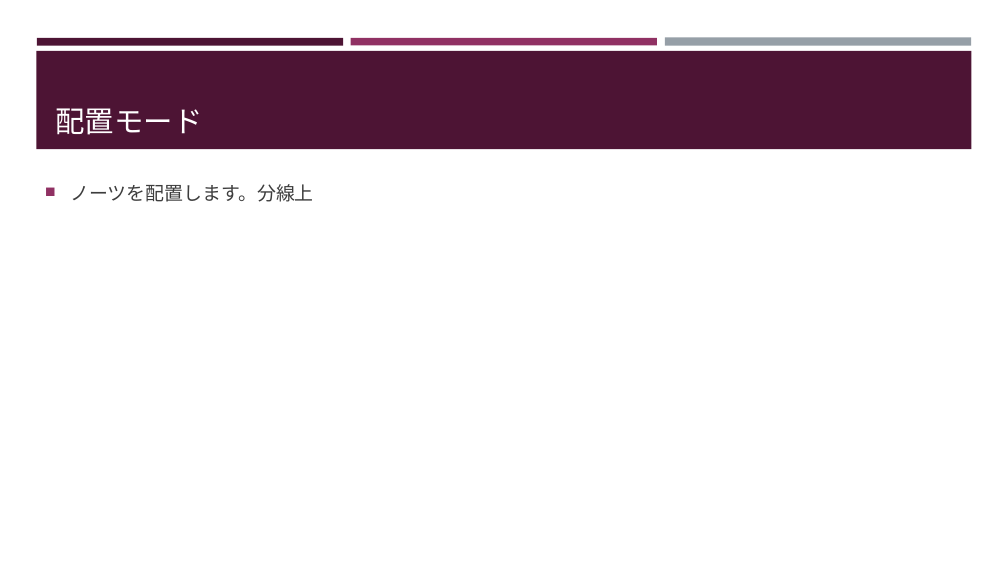
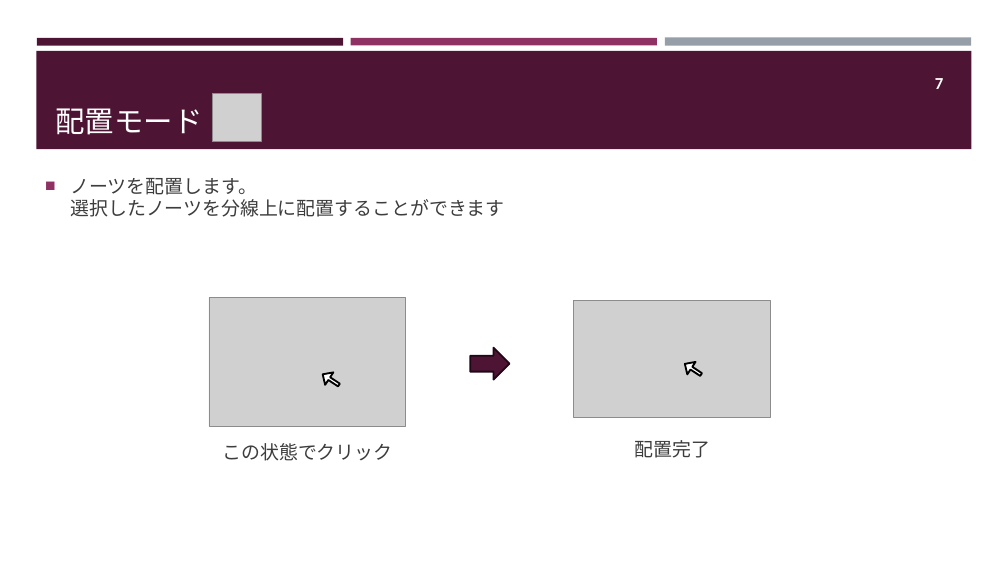
Before and after one commit to mumiroMurorin/MURORYTHM_DIMENTION, a slide deck: slide 8 of Assets/ChartEditor/Texture/Explanation/ChartEditor説明書.pptx (slide 7 before the commit). Drawn at 1008x567 pixels with LibreOffice and Linux fonts; fonts in the diff are those of the drawing; grey boxes stand for pictures. Boxes give left, top, right and bottom in pixels: in the first picture for what was removed or moved away, otherwise in the second. Text is boxed around its words. In the diff, an @@ line names an element or a change of style, - is before the commit and + after.

```diff
--- a/Assets/ChartEditor/Texture/Explanation/ChartEditor説明書.pptx
+++ b/Assets/ChartEditor/Texture/Explanation/ChartEditor説明書.pptx
@@ page number added at bbox=[935, 78, 943, 89], 16 pt, text #FFFFFF, bold @@
+7
@@ picture added at bbox=[212, 93, 261, 141] @@
@@ text at bbox=[70, 178, 504, 217]: text changed @@
-■ ノーツを配置します。分線上
+■ ノーツを配置します。
+  選択したノーツを分線上に配置することができます
@@ picture added at bbox=[209, 298, 405, 427] @@
@@ picture added at bbox=[574, 301, 771, 417] @@
@@ right arrow added at bbox=[470, 348, 510, 380], fill #4D1434, outline #220917 1.75 pt @@
@@ right arrow added at bbox=[681, 357, 706, 381], fill #FFFFFF, outline #000000 1.75 pt @@
@@ right arrow added at bbox=[319, 368, 344, 391], fill #FFFFFF, outline #000000 1.75 pt @@
@@ text added at bbox=[222, 443, 392, 461], 18 pt, text #3D3D3D @@
+この状態でクリック
@@ text added at bbox=[634, 440, 710, 458], 18 pt, text #3D3D3D @@
+配置完了
```
Also in this commit, not shown: 10 other slides changed, 4 slides added, 3 slides removed, 39 other files.
